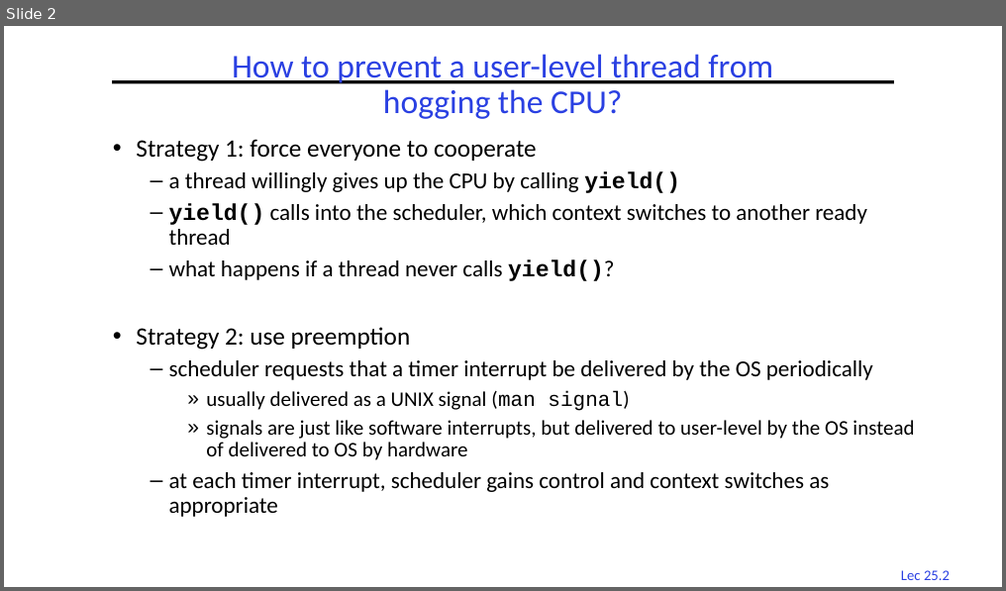
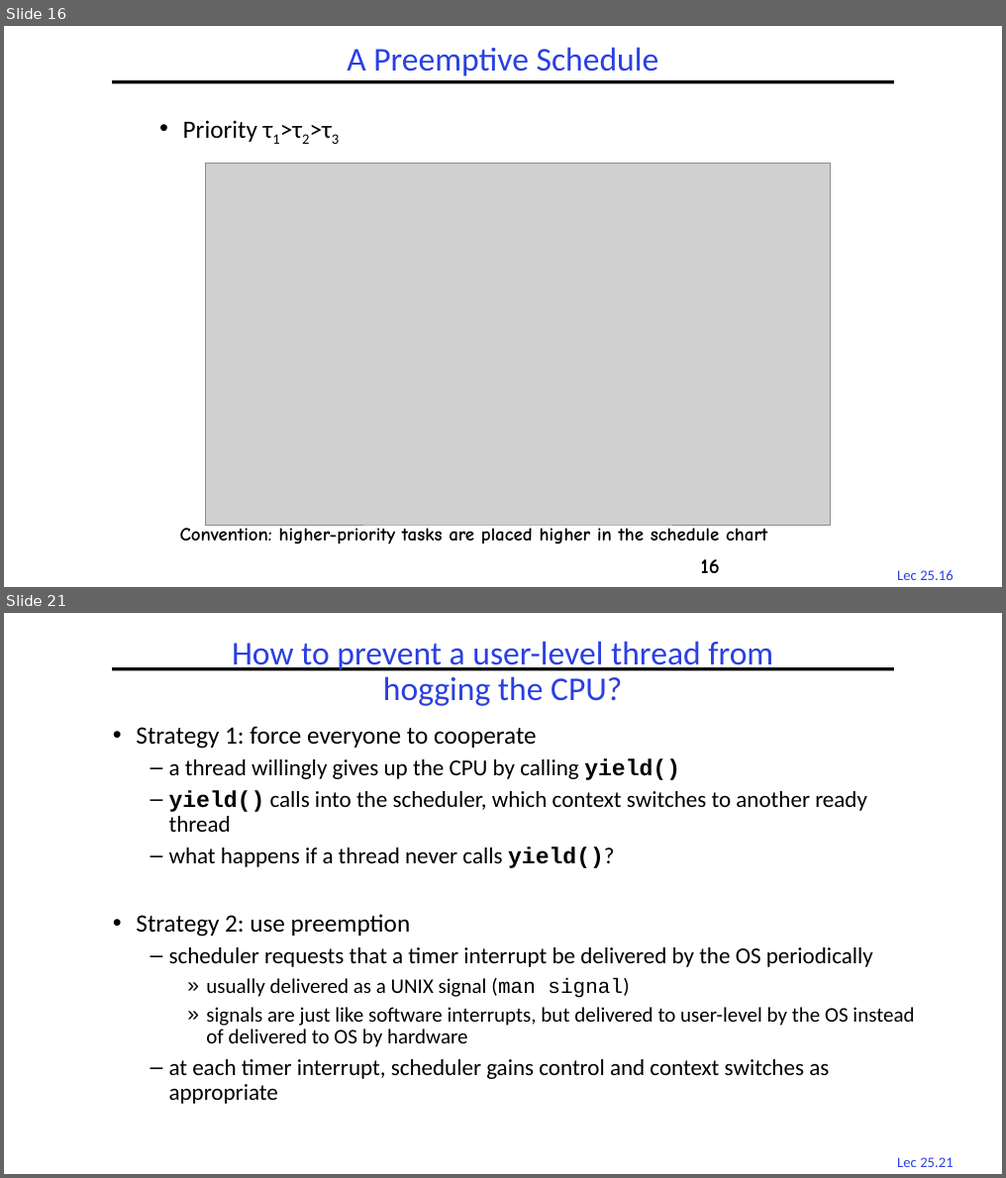
Before and after one commit to guhofstra/CSC256Fa25, a slide deck: PPTs/Deleted SLides.pptx. Shown one above the other, each under a label of ours: slide 2 before the commit, slides 16 and 21 after it; the slides between them are not shown. The pictures are 1006x591 and 1006x1178 pixels, drawn with LibreOffice and Linux fonts; fonts in the diff are those of the drawing; grey boxes stand for pictures. Boxes give left, top, right and bottom in pixels: in the first picture for what was removed or moved away, otherwise in the second. Text is boxed around its words. In the diff, an @@ line names an element or a change of style, - is before the commit and + after.

```diff
--- a/PPTs/Deleted SLides.pptx
+++ b/PPTs/Deleted SLides.pptx
@@ slide 16 added at [4, 26, 1002, 587], background #FFFFFF; not listed: 2 template elements that a slide beside it also shows @@
@@ title added at [347, 47, 659, 76], 32 pt, text #2A40E2 @@
+A Preemptive Schedule
@@ text added at [183, 120, 257, 142], 24 pt, text #000000 @@
+• Priority τ1>τ2>τ3
@@ picture added at [205, 163, 831, 525] @@
@@ text added at [180, 525, 767, 545], 18 pt, text #000000, bold @@
+Convention: higher-priority tasks are placed higher in the schedule chart
@@ page number added at [701, 560, 720, 573], 20 pt, text #000000 @@
+16
@@ what was slide 2 is now slide 21 @@
@@ page number at [897, 1157, 953, 1167]: text changed @@
-Lec 25.2
+Lec 25.21
```
Also in this commit, not shown: 18 other slides added, 19 other files.
